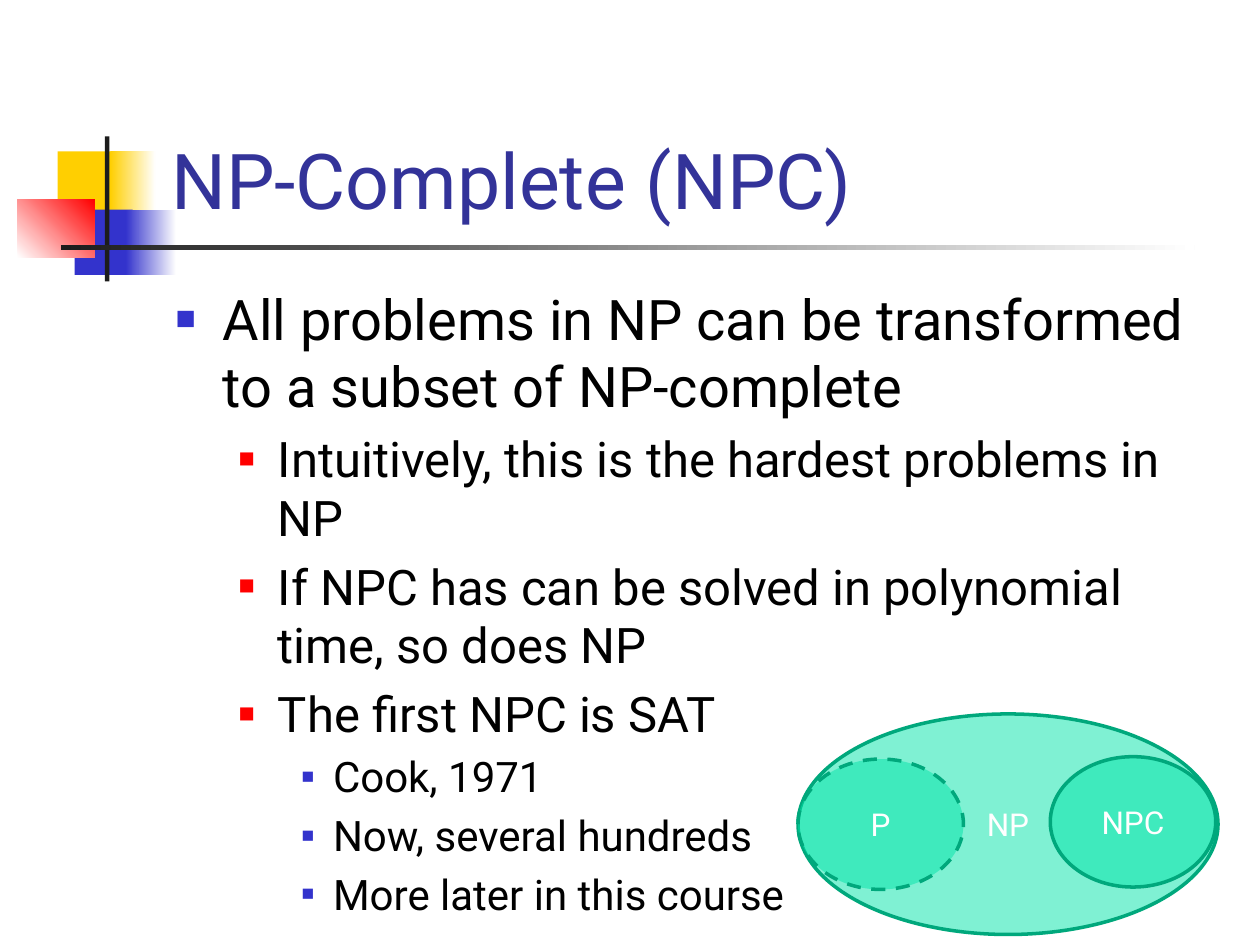
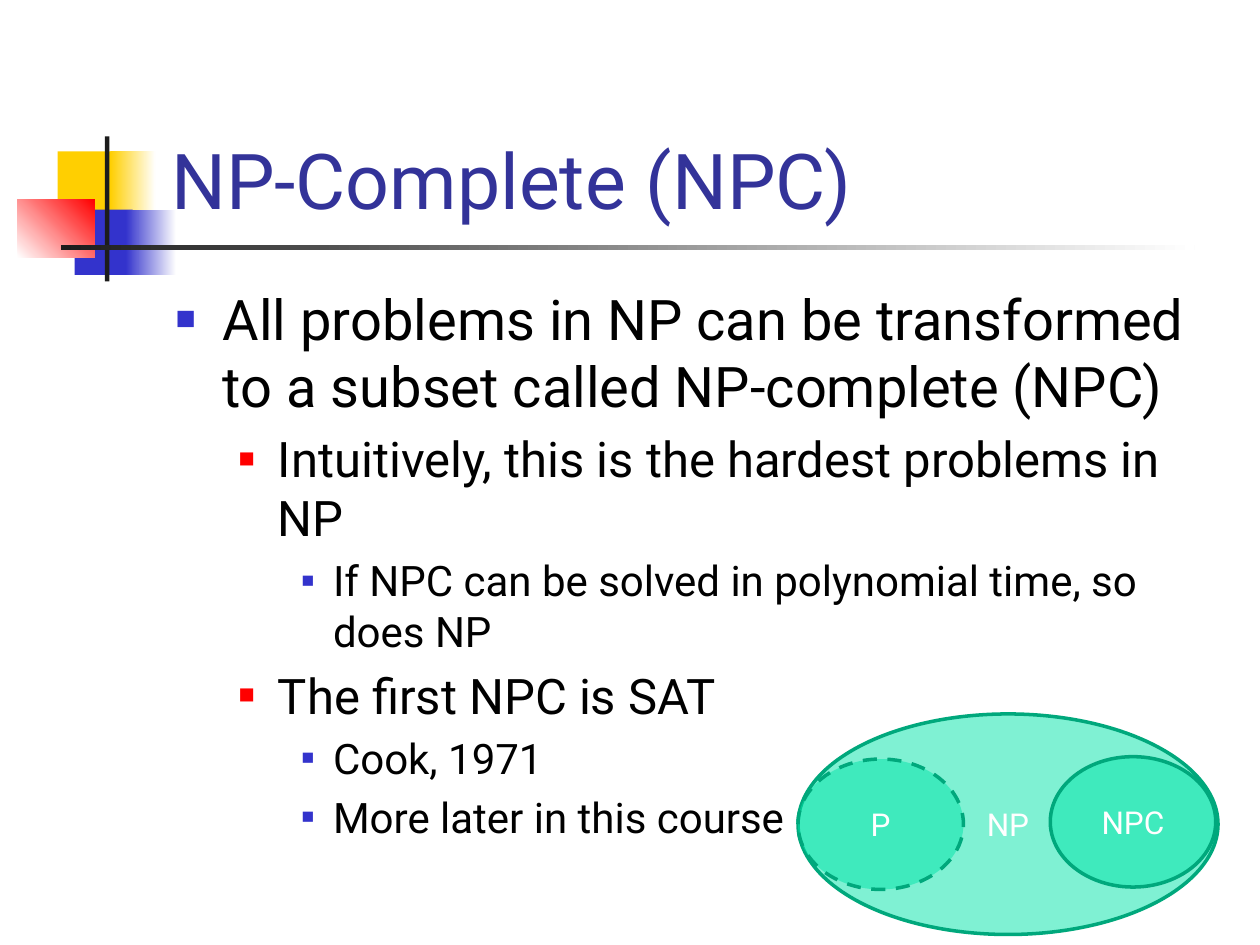
Before and after one commit to csslab-ustc/csslab-ustc.github.io, a slide deck: slide 41 of courses/theory/slides/lec02-math-foundation.pptx (slide 27 before the commit). Drawn at 1260x945 pixels with LibreOffice and Linux fonts; fonts in the diff are those of the drawing. Boxes give left, top, right and bottom in pixels: in the first picture for what was removed or moved away, otherwise in the second. Text is boxed around its words. In the diff, an @@ line names an element or a change of style, - is before the commit and + after.

```diff
--- a/courses/theory/slides/lec02-math-foundation.pptx
+++ b/courses/theory/slides/lec02-math-foundation.pptx
@@ text at bbox=[223, 297, 1183, 420]: text changed @@
-■ All problems in NP can be transformed to a subset of NP-complete
+■ All problems in NP can be transformed to a subset called NP-complete (NPC)
@@ text at bbox=[333, 564, 1137, 648]: text changed; size 28 to 24 pt @@
-  ■ If NPC has can be solved in polynomial time, so does NP
+    ■ If NPC can be solved in polynomial time, so does NP
@@ text at bbox=[333, 819, 753, 857]: paragraph removed @@
-    ■ Now, several hundreds
```
Also in this commit, not shown: 7 other slides changed, 19 slides added, 7 slides removed, 5 other files.
